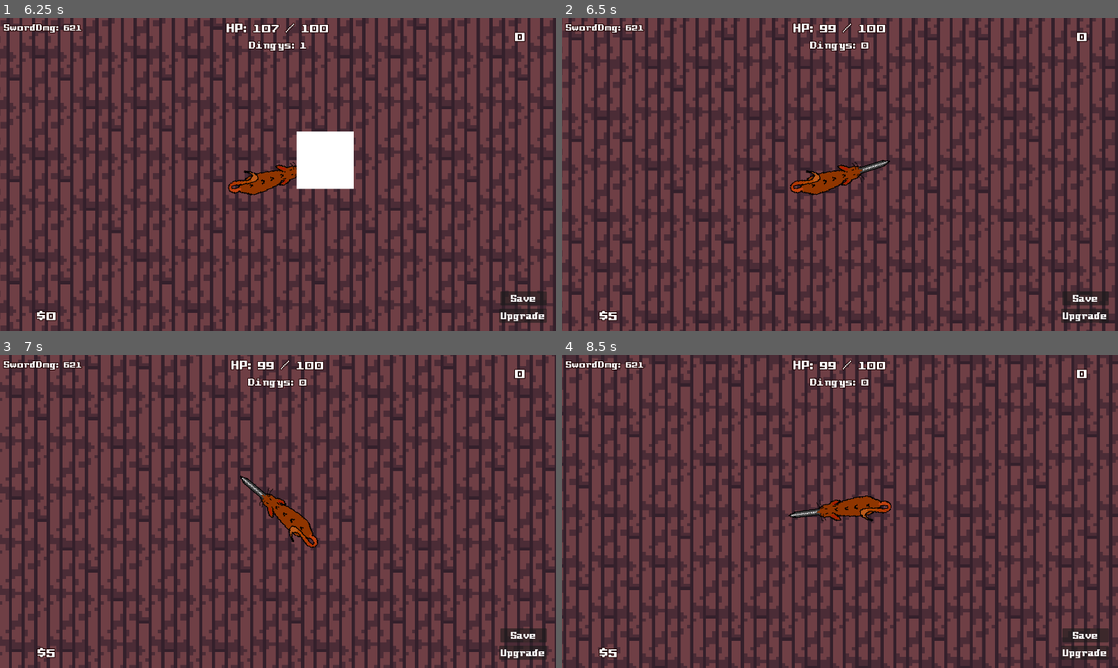
Above: before the commit, frames 1-4 (two rows, left to right).
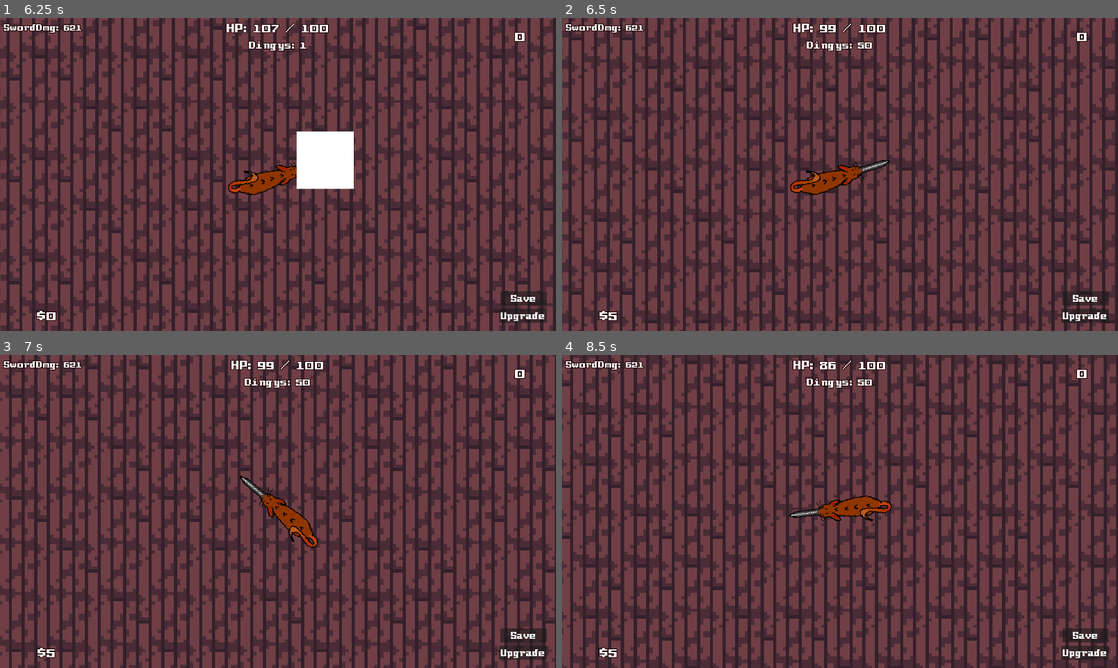
Above: after the commit, the same moments.

Repository: snoutibur-academic/Dingy-Dungeon-Game
Game: Godot game, scene res://Scenes/Main/Main.tscn
The game is run twice, just before and just after one commit, with the same random seed, the same clock (stepped at 60 frames per second) and the same inputs.
Inputs (mouse positions are in pixels of both pictures, inside the frame that each line leads up to):
- Up to frame 1 (6.25 s): click "Load from save" at 0.5 s; move the mouse to (400, 158) at 1.27 s; hold D (right) 1.28-2.03 s; move the mouse to (166, 190) at 2.02 s; hold S (down) 2.03-2.78 s; move the mouse to (333, 105) at 2.77 s; hold D (right) 2.78-3.53 s; move the mouse to (250, 237) at 3.52 s; hold W (up) 3.53-4.28 s; move the mouse to (444, 221) at 4.27 s; hold A (left) 4.28-5.78 s; move the mouse to (111, 127) at 5.02 s; move the mouse to (305, 174) at 5.77 s; hold S (down) from 5.78 s (still down)
- Up to frame 2 (6.5 s): keep holding S (down)
- Up to frame 3 (7 s): move the mouse to (194, 433) at 6.52 s; release S (down) at 6.53 s; hold D (right) from 6.53 s (still down)
- Up to frame 4 (8.5 s): move the mouse to (962, 495) at 7.27 s; release D (right) at 7.28 s; hold W (up) 7.28-8.03 s; move the mouse to (728, 527) at 8.02 s; hold D (right) from 8.03 s (still down)

Frame 1 is identical in both runs. In frame 2, 0.2% of the frame differs, in the area x 43-56%, y 7-11%; in frame 3, 0.2%; in frame 4, 57%, in the area x 0-100%, y 0-100%.
Error after the commit: Invalid access to property or key 'position' on a base object of type 'null instance'. (res://Mobs/Dingy.gd:33)

Commit message:
Added basis for creating new waves
Although game crashes on calling function to spawn more mobs

Diff:
--- a/Mobs/Dingy.gd
+++ b/Mobs/Dingy.gd
@@ -27,10 +27,7 @@
 		health -= Game.plrAtkDmg
 
 		if health <= 0: # AKA on death
-			# DeathSound.play()
-			Game.mobCount -= 1
-			Game.money += moneyDrop
-			self.queue_free()
+			death()
 
 	if chasing: # Then presue the Player
 		moveDir = position.direction_to(Player.position)
@@ -64,3 +61,12 @@
 
 	if body.name == "Sword":
 		beingAttacked = false
+
+func death():
+	# DeathSound.play()
+	Game.mobCount -= 1
+	Game.money += moneyDrop
+	self.queue_free()
+
+	if Game.mobCount == 0:
+		Level.spawnWave()
--- a/Mobs/Dingy.tscn
+++ b/Mobs/Dingy.tscn
@@ -32,6 +32,7 @@
 shape = SubResource("RectangleShape2D_13x0u")
 
 [node name="PlayerDetection" type="Area2D" parent="."]
+visible = false
 
 [node name="CollisionShape2D" type="CollisionShape2D" parent="PlayerDetection"]
 position = Vector2(1, -1)
--- a/Scenes/Levels/1Level.gd
+++ b/Scenes/Levels/1Level.gd
@@ -5,10 +5,8 @@
 	preload("res://Mobs/Dingy.tscn")
 ]
 
-func _process(delta):
-	pass
-
-func _on_spawn_timer_timeout():
+"Call to spawn dingys"
+func spawnWave():
 	for i in range(randi_range(10,51)):
 		print(i)
 		randomize()
--- a/project.godot
+++ b/project.godot
@@ -20,6 +20,7 @@
 
 Game="*res://GlobalScripts/Game.gd"
 Utils="*res://GlobalScripts/Utils.gd"
+Level="*res://Scenes/Levels/1Level.gd"
 
 [display]
 
